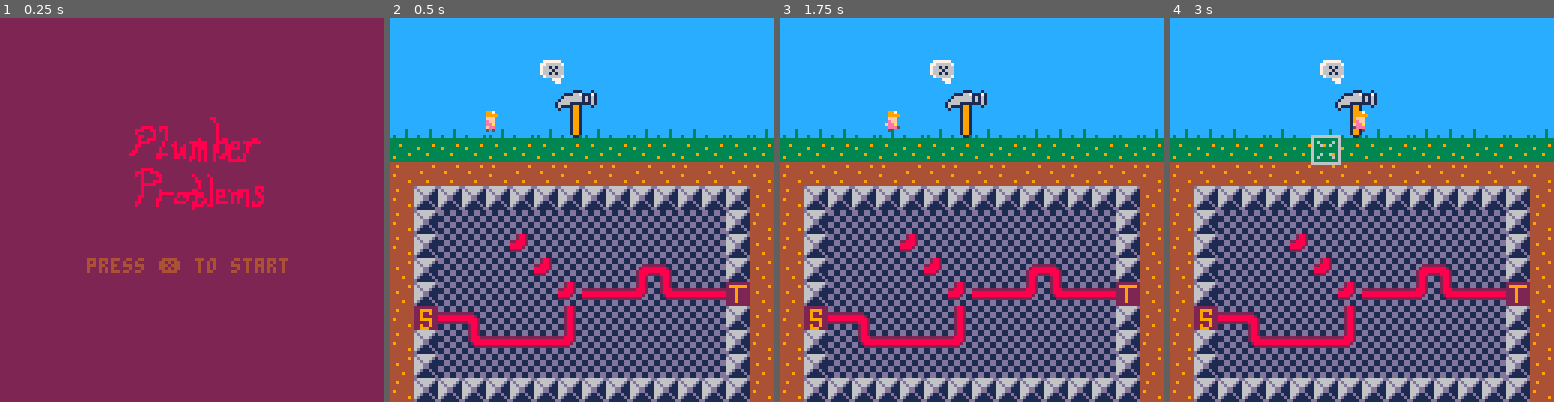
Above: before the commit, frames 1-4 (left to right).
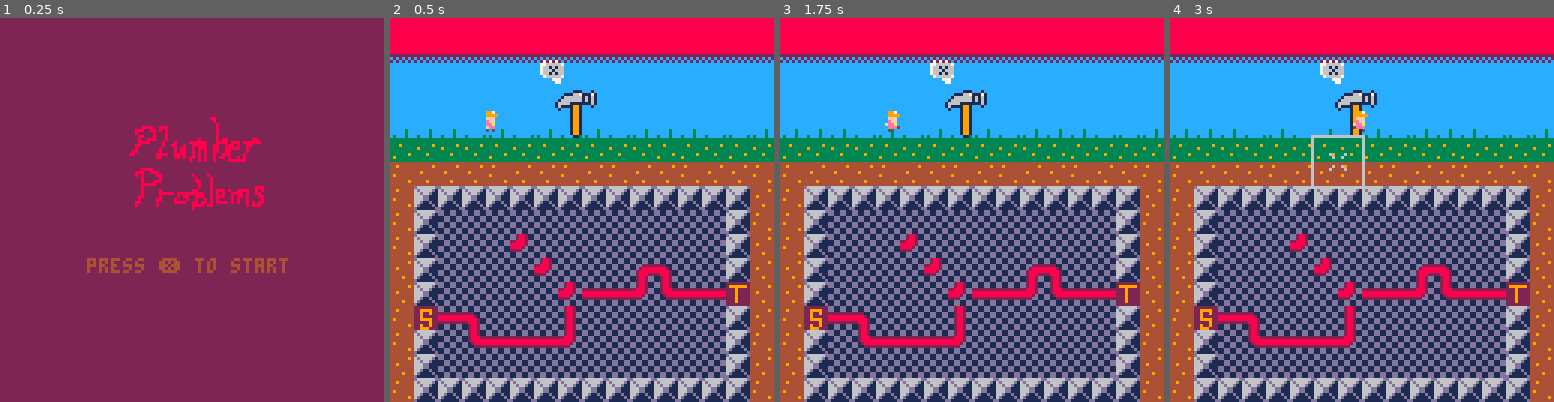
Above: after the commit, the same moments.

Repository: mphelp/picoresearch
Game: PICO-8 cartridge carts/game1.p8
The game is run twice, just before and just after one commit, with the same random seed, the same clock (stepped at 60 frames per second) and the same inputs.
Inputs:
- Up to frame 1 (0.25 s): no input
- Up to frame 2 (0.5 s): tap X (X key) at 0.33 s
- Up to frame 3 (1.75 s): tap O (Z key) at 0.7, 1.7 s; tap X (X key) at 1.07 s; hold Right from 1.6 s (still down)
- Up to frame 4 (3 s): tap X (X key) at 1.85, 2.97 s; release Right at 2.1 s; tap O (Z key) at 2.1, 2.5, 2.9 s; hold Up 2.15-2.42 s; hold Right from 2.47 s (still down)

Frame 1 is identical in both runs. In frame 2, 11% of the frame differs, in the area x 0-100%, y 0-12%; in frame 3, 11%; in frame 4, 11%, in the area x 0-100%, y 0-45%.

Commit message:
Base of header

Diff:
--- a/carts/game1.p8
+++ b/carts/game1.p8
@@ -112,6 +112,7 @@
         draw_hammer()
         draw_player()
         draw_border()
+        draw_header()
         if (gstate != "move") then
             print(debug_string)
             print(target_string)
@@ -169,7 +170,13 @@
     rectfill(curs.sx+n2, curs.sy+n2, curs.sx-n1, curs.sy+n2, curs.col)
 end
 shadow_spr_below_with = function(sprn, col)
-
+end
+draw_header = function()
+    for i = 0,15 do
+        spr(207,i*8,8)
+    end
+    --rectfill(0,0,127,11,gcolors.header_shadow)
+    rectfill(0,0,127,10,gcolors.header)
 end
 -->8
 -- page 3 (config)
@@ -246,7 +253,7 @@
 	by = 5,
     mapx = 0, -- map block position of cursor
     mapy = 0,
-	mode = 1, -- mode x mode grid
+	mode = 2, -- mode x mode grid
 	col = 6,
     zoomInDone = false,
     zoomOutDone = false,
@@ -264,6 +271,10 @@
 }
 buffer = {spx = 5*8, spy = 10*8, bx = 5, by = 10, rotspx = 9*8, rotspy = 10*8}
 cam = {shake=0}
+gcolors = {
+    header = 8,
+    header_shadow = 5,
+}
 
 -->8
 -- page 4 (updating)
Not shown, changed: 39 lines of the sprite sheet (__gfx__) section of carts/game1.p8
